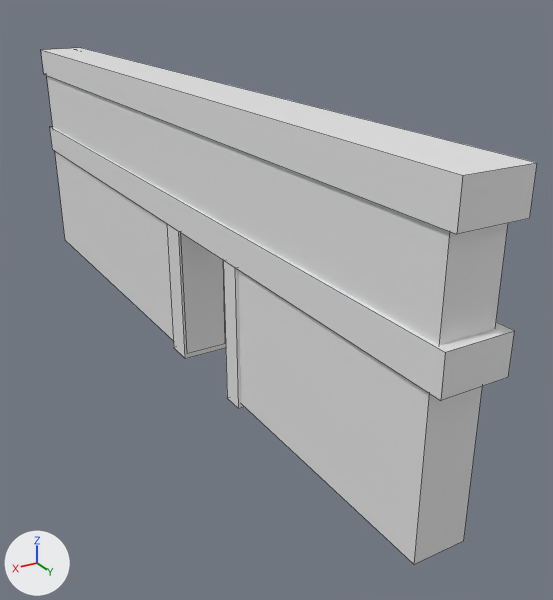
What one commit did to the FBX model Assets/3D Assets/Level 3/Crypt_Wall_03.fbx.
Rendered twice from a 50 mm camera at (4.37, -4.54, 4.61) aimed at (-0.14, -12.05, 0.86). The lights are fixed; the arrows at lower left show +X, +Y and +Z. Mesh edges are drawn as thin lines. Where no turn or scale is listed for an object, it has been applied to the vertices.

Names of what the first picture shows: 'Crypt_Wall_03'.
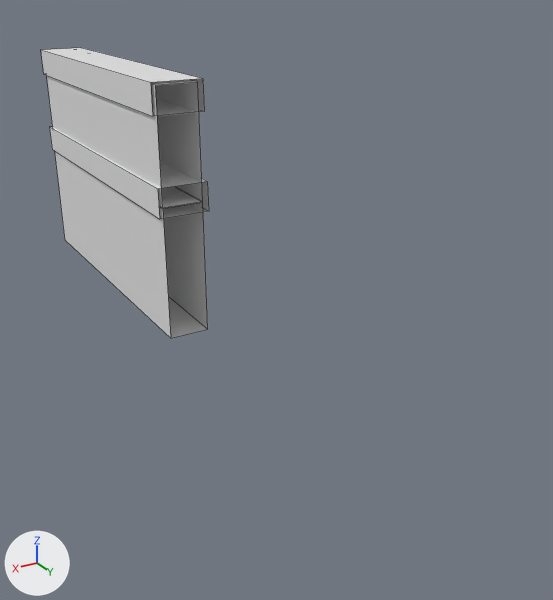
Where the newer file only moved an object's origin or applied its transform, the numbers keep the older frame.

Pixel boxes [x1, y1, x2, y2] of what changed, in the pictures (553 x 600 px; the box of a moved part takes in the faces that stretch with it):
'Crypt_Wall_03', reshaped (66% narrower, 44% shorter): before [41, 48, 537, 564]; after [41, 48, 209, 338]
part 1 of me_cube_004, deleted: before [238, 270, 482, 564]
part 2 of me_cube_004, deleted: before [223, 260, 244, 409]
part 3 of me_cube_004, deleted: before [167, 224, 226, 359]
part 4 of me_cube_004, moved or reshaped: before [74, 48, 537, 401]; after [74, 48, 209, 219]

Patch to the scene script:
```diff
--- a/Assets/3D Assets/Level 3/Crypt_Wall_03.fbx.py
+++ b/Assets/3D Assets/Level 3/Crypt_Wall_03.fbx.py
@@ me_cube_004 @@
 # used by ob_crypt_wall_03; location = (0.58, -12.54, 1.69)
-me_cube_004.from_pydata(...)  # 56 vertices, 42 faces; spans x -0.35..0.33, y -5.27..4.51, z -1.6..1.74
+me_cube_004.from_pydata(...)  # 32 vertices, 20 faces; spans x -0.35..0.33, y -5.27..-0.55, z -1.54..1.74
+# me_cube_004 part 1: the loose piece of 8 vertices spanning x -0.26..0.29, y 1.15..4.35, z -1.54..0.25 is deleted
+# me_cube_004 part 2: the loose piece of 8 vertices spanning x -0.35..0.33, y 1.12..1.39, z -1.6..0.09 is deleted
+# me_cube_004 part 3: the loose piece of 8 vertices spanning x -0.35..0.33, y -0.38..-0.02, z -1.6..0.09 is deleted
+# me_cube_004 part 4
+# 12 vertices are removed from x -0.35..0.33, y 4.41..4.51, z 0.09..1.74
+# 16 faces are deleted
+# 4 vertices in x -0.26..0.29, y -0.04, z -1.54..0.25 move by (0.0, -0.51, 0.0)
+# 12 vertices are added at x -0.35..0.33, y -0.61..-0.57, z 0.09..1.74
+# 12 new faces join them
 me_cube_004.materials.append(mat_material_001)
```
